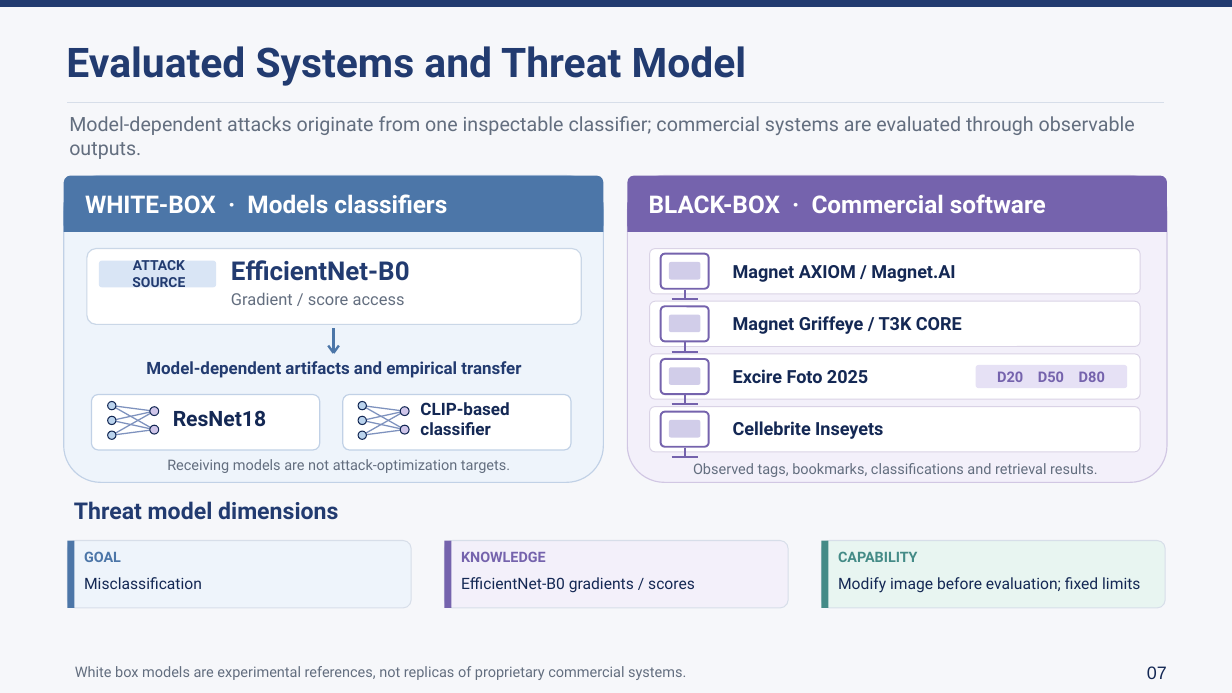
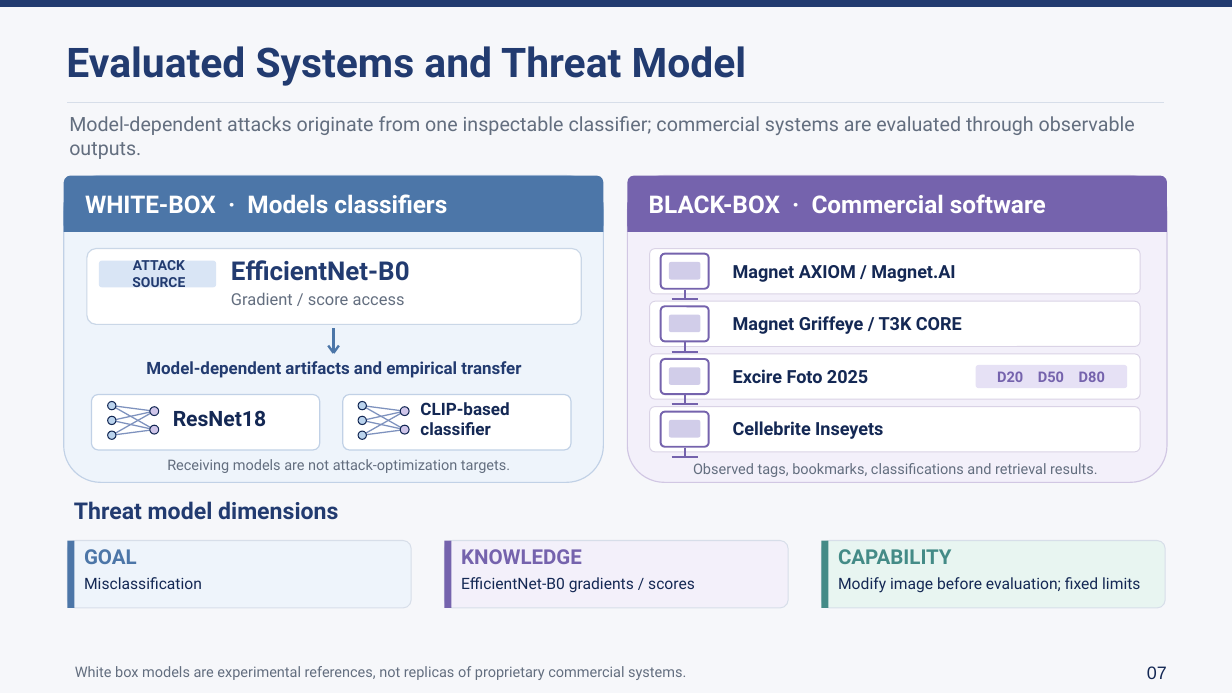
Before and after one commit to lmolinario/Molinario_Thesis_Defense_2026, a slide deck: slide 9 of Molinario_Thesis_Defense_2026.pptx. Drawn at 1232x693 pixels with LibreOffice and Linux fonts; fonts in the diff are those of the drawing. Boxes give left, top, right and bottom in pixels: in the first picture for what was removed or moved away, otherwise in the second. Text is boxed around its words. In the diff, an @@ line names an element or a change of style, - is before the commit and + after.

```diff
--- a/Molinario_Thesis_Defense_2026.pptx
+++ b/Molinario_Thesis_Defense_2026.pptx
@@ size 11.2 to 16 pt in 3 elements at box(84, 549, 137, 564), box(461, 549, 582, 564), box(838, 549, 952, 564) @@
```
Also in this commit, not shown: 11 other slides changed.
